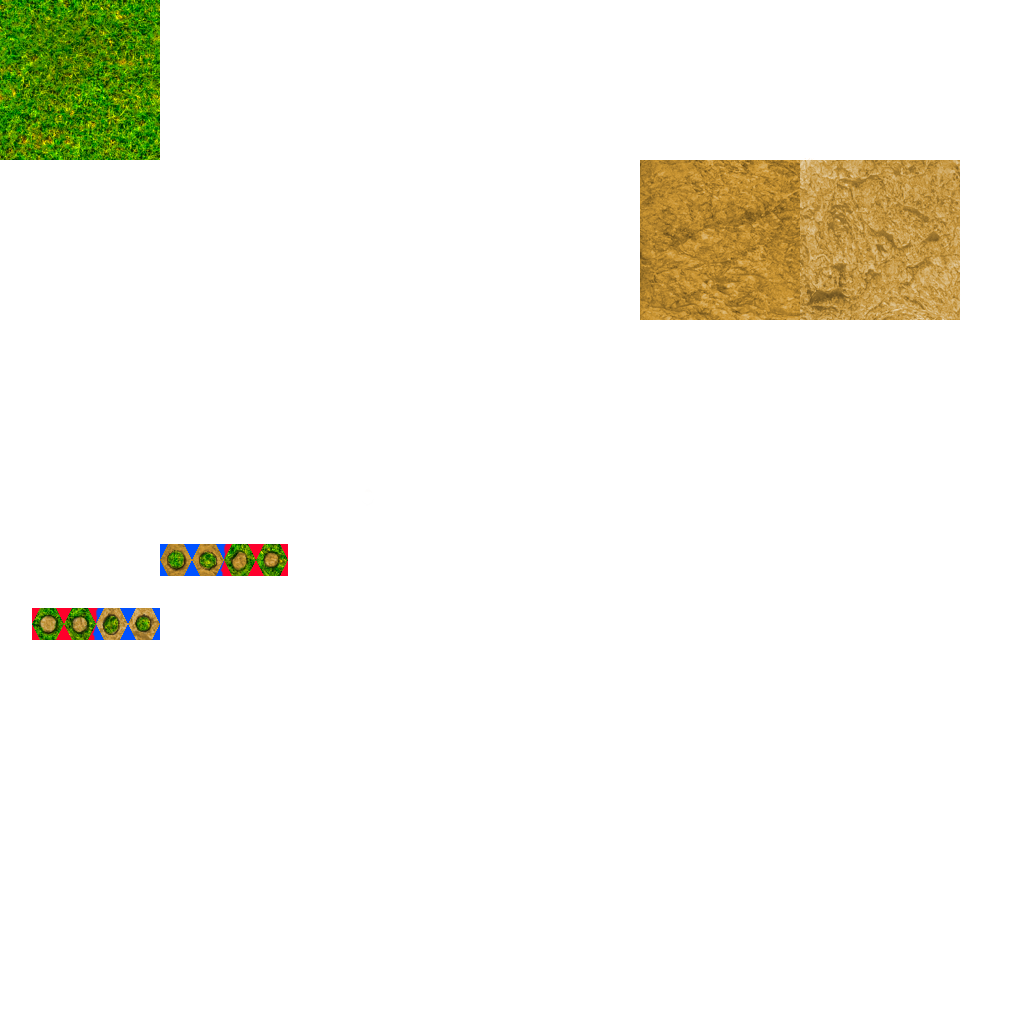
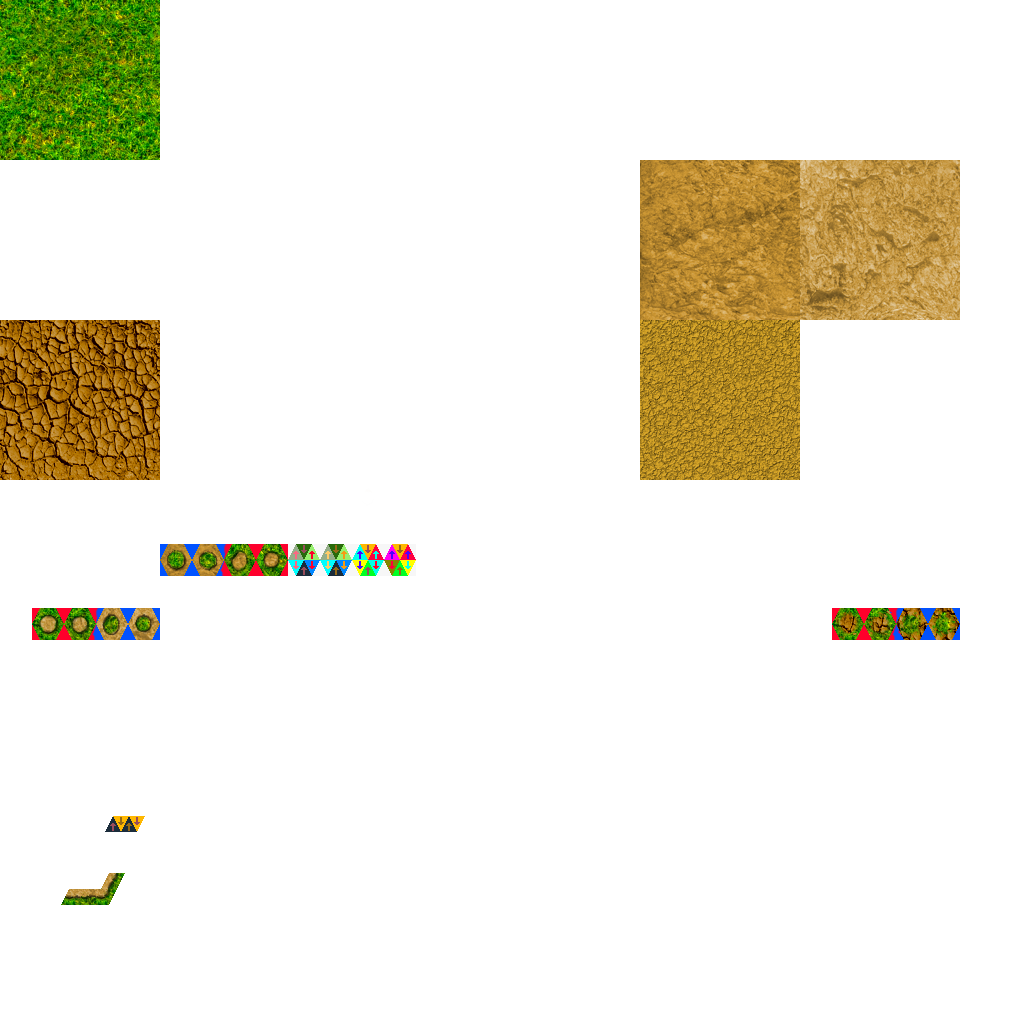
Layers edited between the first and the second 1024 x 1024 image:
showed group "lower border" (6 layers) over [288, 158, 961, 640]
added group "dry earth border" with 6 layers above "big textures" over [804, 158, 961, 640]
added group "dry earth" (1st of 2, in "dry earth border") with 2 layers in group "dry earth border" over [804, 158, 961, 640]
added layer "dry earth edges" in group "dry earth" over [804, 158, 961, 640]
added group "grass" (3rd of 4, in "dry earth border") with 2 layers in group "dry earth border" over [804, 158, 961, 640]
added layer "grass edges" (3rd of 3, in "dry earth border" › "grass") in group "grass" over [804, 158, 961, 640]
removed layer "flattened" (2nd of 2, in "big textures" › "flattened experiments") from group "flattened experiments" over [768, 158, 961, 384]
added layer "dry earth" (2nd of 2, in "big textures") in group "big textures" over [0, 320, 160, 480]
showed "sand" over [640, 320, 800, 480]
